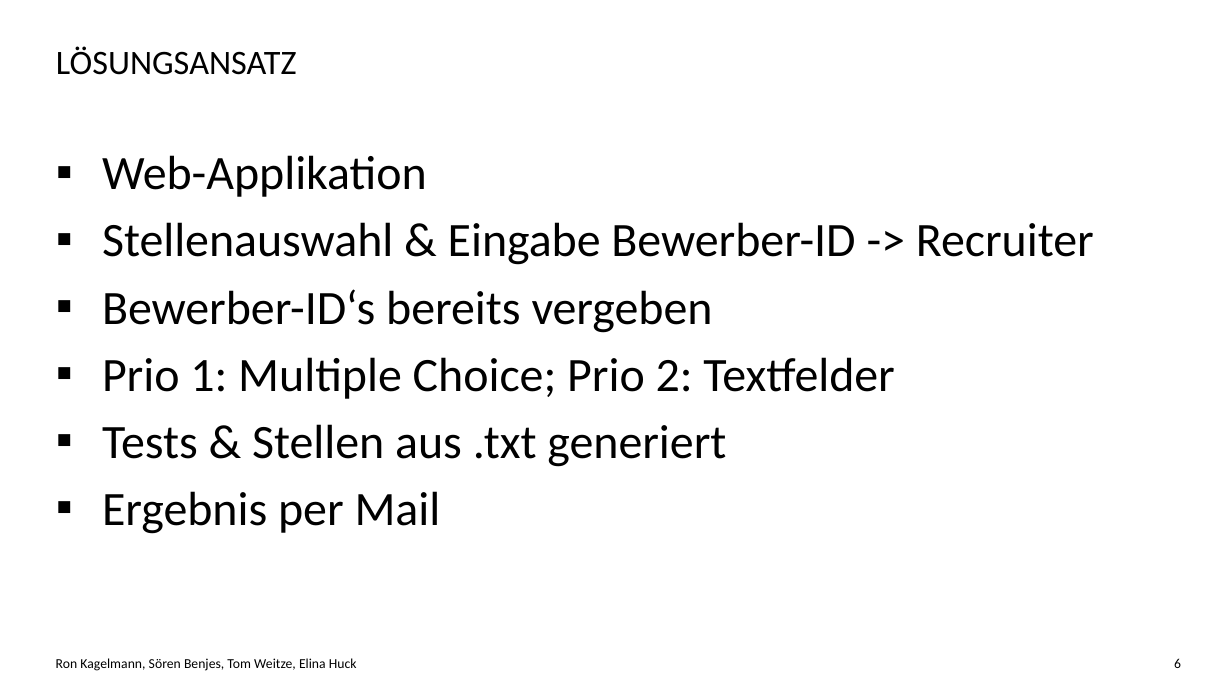
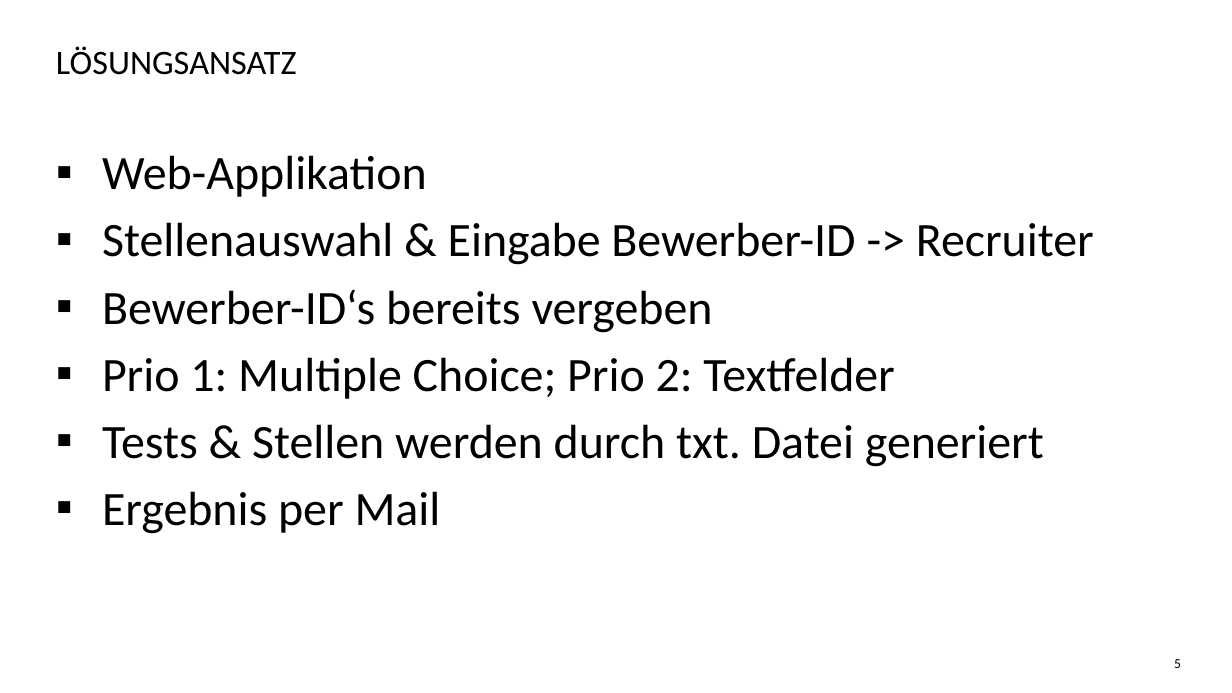
Before and after one commit to Elinuschka/H-DSkript, a slide deck: slide 5 of Candidate Accessment System.pptx (slide 6 before the commit). Drawn at 1232x693 pixels with LibreOffice and Linux fonts; fonts in the diff are those of the drawing. Boxes give left, top, right and bottom in pixels: in the first picture for what was removed or moved away, otherwise in the second. Text is boxed around its words. In the diff, an @@ line names an element or a change of style, - is before the commit and + after.

```diff
--- a/Candidate Accessment System.pptx
+++ b/Candidate Accessment System.pptx
@@ text at box(102, 424, 1044, 467): text changed @@
-▪ Tests & Stellen aus .txt generiert
+▪ Tests & Stellen werden durch txt. Datei generiert
@@ text removed at box(56, 658, 357, 671) @@
-Ron Kagelmann, Sören Benjes, Tom Weitze, Elina Huck
@@ page number at box(1174, 659, 1181, 668): text changed @@
-6
+5
```
Also in this commit, not shown: 1 other slide changed, 24 slides added, 7 slides removed.
